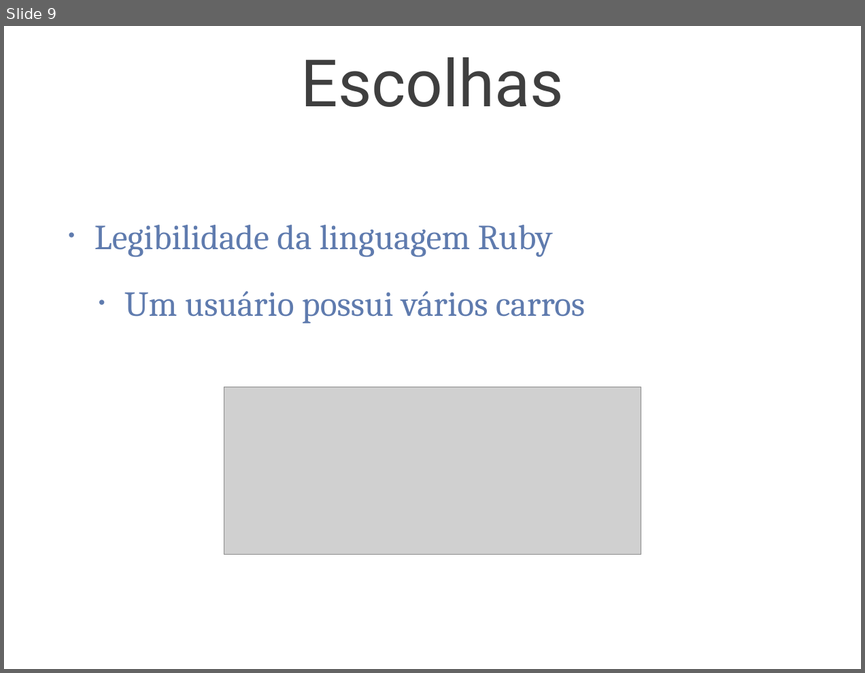
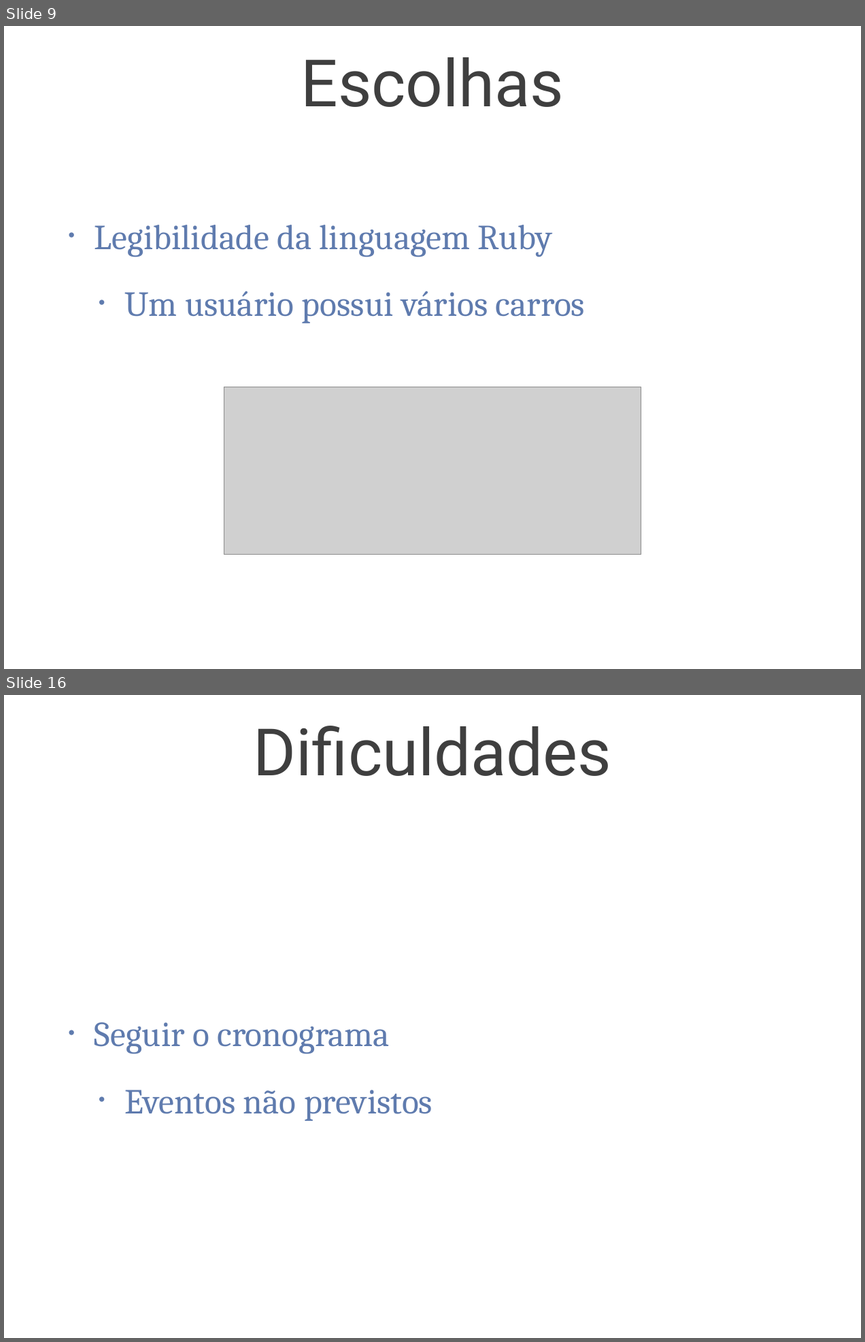
Before and after one commit to tulios/projetofinal-roteiros, a slide deck: apresentacao/apresentacao.ppt. Shown one above the other, each under a label of ours: slide 9 before the commit, slides 9 and 16 after it; the slides between them are not shown. The pictures are 865x673 and 865x1342 pixels, drawn with LibreOffice and Linux fonts; fonts in the diff are those of the drawing; grey boxes stand for pictures; background and template pictures are left out. Boxes give left, top, right and bottom in pixels: in the first picture for what was removed or moved away, otherwise in the second. Text is boxed around its words. In the diff, an @@ line names an element or a change of style, - is before the commit and + after.

```diff
--- a/apresentacao/apresentacao.ppt
+++ b/apresentacao/apresentacao.ppt
@@ slide 16 added at (4, 695, 861, 1338), background picture (left out) @@
@@ title added at (254, 726, 612, 776), 78 pt, text #3F3F3F @@
+Dificuldades
@@ text added at (94, 1022, 432, 1121), 42 pt, text #5F7BAE @@
+• Seguir o cronograma
+  • Eventos não previstos
```
Also in this commit, not shown: 4 slides changed, 9 other slides added, 1 slide removed, 14 other files.
